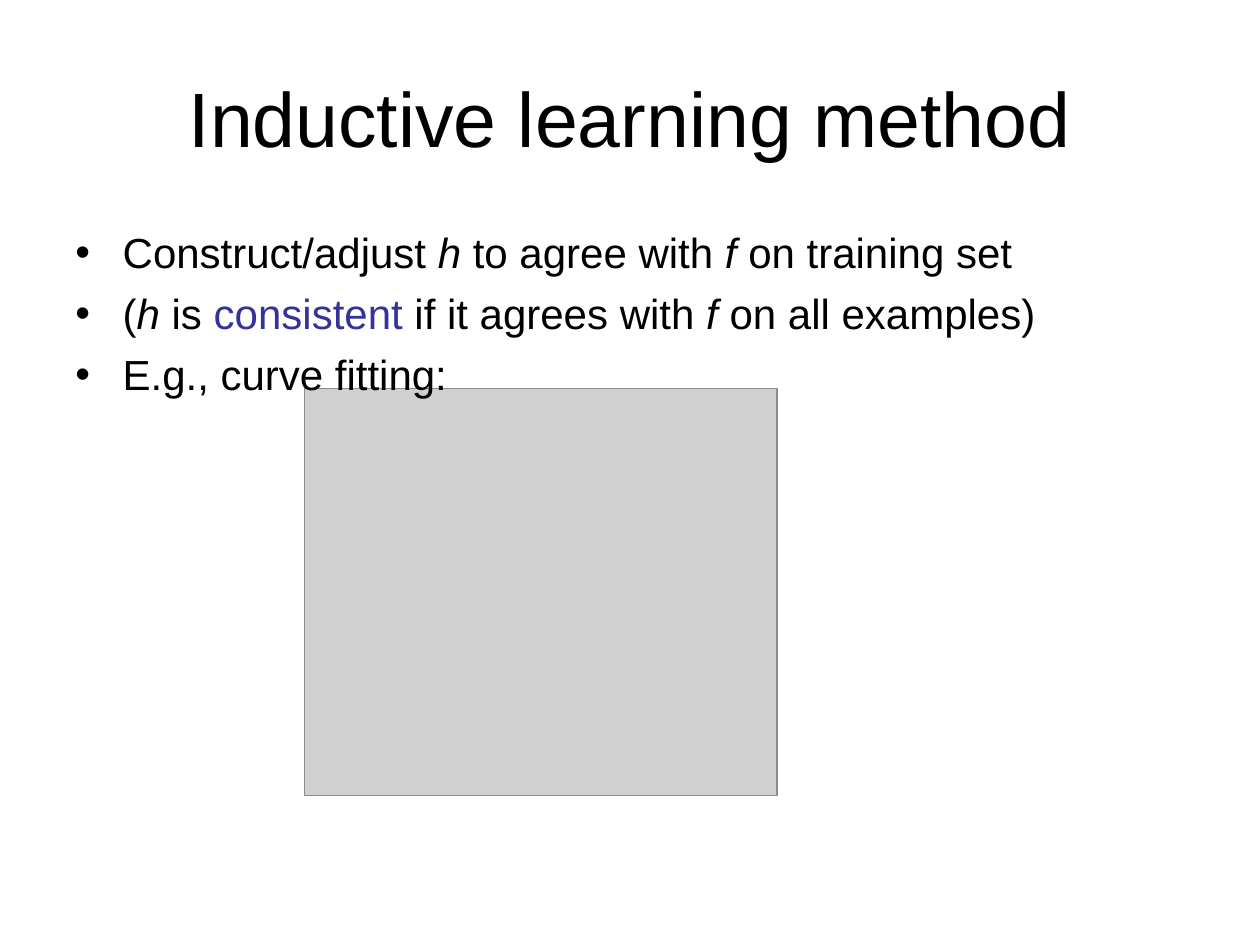
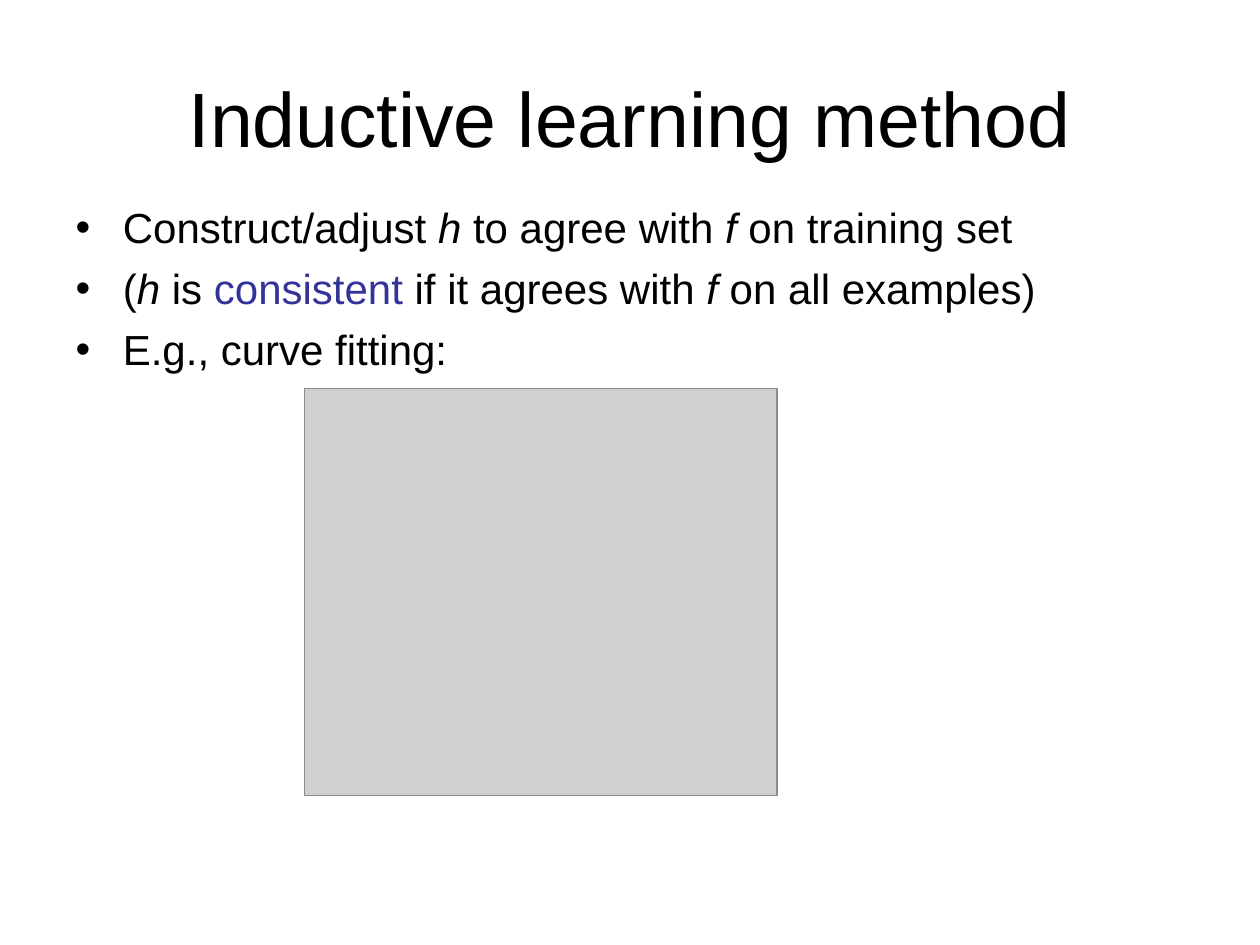
Before and after one commit to Rafi-afridi/Artificial_intelligence, a slide deck: slide 11 of Book slides/m18-learning.ppt. Drawn at 1260x945 pixels with LibreOffice and Linux fonts; fonts in the diff are those of the drawing; grey boxes stand for pictures. Boxes give left, top, right and bottom in pixels: in the first picture for what was removed or moved away, otherwise in the second. Text is boxed around its words. In the diff, an @@ line names an element or a change of style, - is before the commit and + after.

```diff
--- a/Book slides/m18-learning.ppt
+++ b/Book slides/m18-learning.ppt
@@ text "Construct/adjust h to agree with ...": place and size @@
-text "Construct/adjust h to agree with ..." at box(123, 237, 1036, 399)
+text "Construct/adjust h to agree with ..." at box(123, 212, 1036, 373)
```
Also in this commit, not shown: 3 other slides changed, 5 other files.
